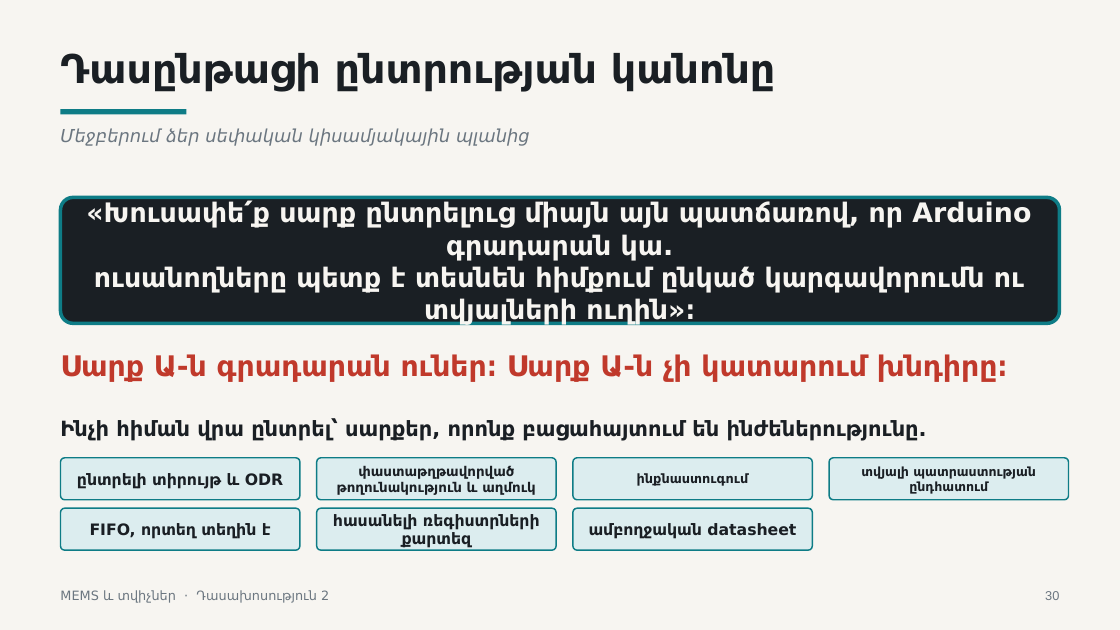
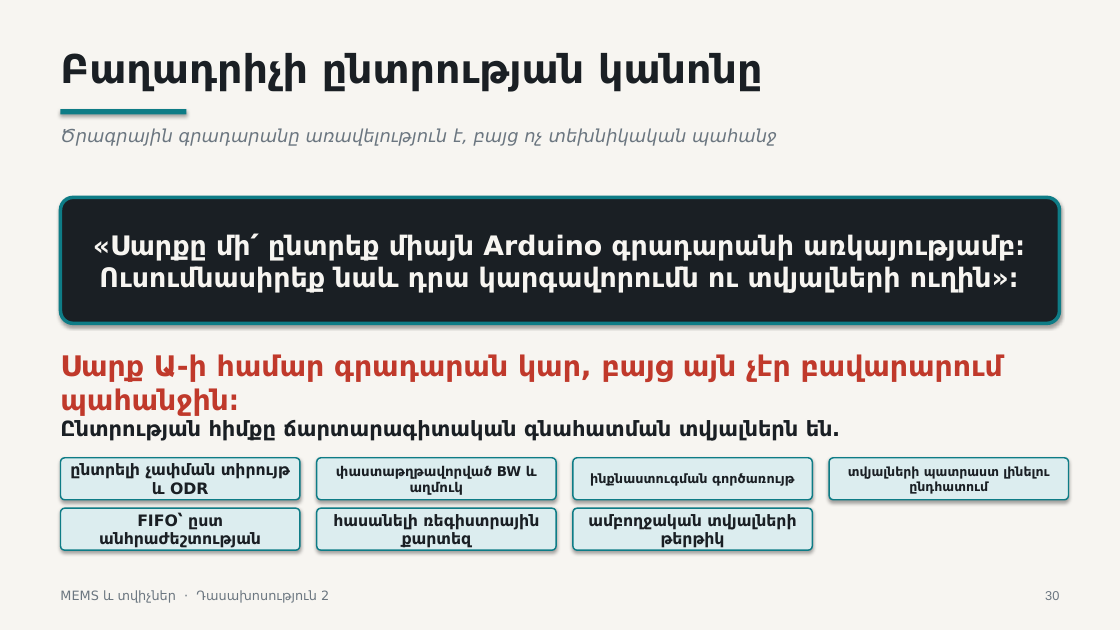
Before and after one commit to Vhovh99/mems-and-sensors-subject, a slide deck: slide 30 of lectures/lecture-02/output/L2-sensor-specifications-and-selection-HY.pptx. Drawn at 1120x630 pixels with LibreOffice and Linux fonts; fonts in the diff are those of the drawing. Boxes give left, top, right and bottom in pixels: in the first picture for what was removed or moved away, otherwise in the second. Text is boxed around its words. In the diff, an @@ line names an element or a change of style, - is before the commit and + after.

Commit message:
Fix Armenian spelling for 2nd Lecture.

```diff
--- a/lectures/lecture-02/output/L2-sensor-specifications-and-selection-HY.pptx
+++ b/lectures/lecture-02/output/L2-sensor-specifications-and-selection-HY.pptx
@@ text at bbox=[60, 53, 762, 92]: text changed @@
-Դասընթացի ընտրության կանոնը
+Բաղադրիչի ընտրության կանոնը
@@ text at bbox=[60, 128, 777, 146]: text changed @@
-Մեջբերում ձեր սեփական կիսամյակային պլանից
+Ծրագրային գրադարանը առավելություն է, բայց ոչ տեխնիկական պահանջ
@@ text in rounded rectangle at bbox=[93, 233, 1025, 292]: text changed @@
-«Խուսափե՛ք սարք ընտրելուց միայն այն պատճառով, որ Arduino գրադարան կա.
-ուսանողները պետք է տեսնեն հիմքում ընկած կարգավորումն ու տվյալների ուղին»։
+«Սարքը մի՛ ընտրեք միայն Arduino գրադարանի առկայությամբ։
+Ուսումնասիրեք նաև դրա կարգավորումն ու տվյալների ուղին»։
@@ text at bbox=[60, 354, 1003, 416]: text changed @@
-Սարք Ա-ն գրադարան ուներ։ Սարք Ա-ն չի կատարում խնդիրը։
+Սարք Ա-ի համար գրադարան կար, բայց այն չէր բավարարում պահանջին։
@@ text at bbox=[60, 420, 840, 441]: text changed @@
-Ինչի հիման վրա ընտրել՝ սարքեր, որոնք բացահայտում են ինժեներությունը.
+Ընտրության հիմքը ճարտարագիտական գնահատման տվյալներն են․
@@ text in rounded rectangle at bbox=[70, 463, 290, 494]: text changed @@
-ընտրելի տիրույթ և ODR
+ընտրելի չափման տիրույթ և ODR
@@ text in rounded rectangle at bbox=[336, 465, 537, 495]: text changed @@
-փաստաթղթավորված թողունակություն և աղմուկ
+փաստաթղթավորված BW և աղմուկ
@@ shadow on in 10 elements at bbox=[60, 458, 300, 500], bbox=[0, 0, 1120, 630], bbox=[60, 109, 187, 114], bbox=[317, 458, 556, 500], bbox=[317, 508, 556, 550], bbox=[573, 508, 812, 550], bbox=[60, 197, 1060, 323], bbox=[829, 458, 1069, 500], bbox=[60, 508, 300, 550], bbox=[573, 458, 812, 500] @@
@@ text in rounded rectangle at bbox=[590, 473, 794, 486]: text changed @@
-ինքնաստուգում
+ինքնաստուգման գործառույթ
@@ text in rounded rectangle at bbox=[848, 466, 1049, 494]: text changed @@
-տվյալի պատրաստության ընդհատում
+տվյալների պատրաստ լինելու ընդհատում
@@ text in rounded rectangle at bbox=[99, 512, 261, 548]: text changed @@
-FIFO, որտեղ տեղին է
+FIFO՝ ըստ անհրաժեշտության
@@ text in rounded rectangle at bbox=[333, 514, 539, 548]: text changed @@
-հասանելի ռեգիստրների քարտեզ
+հասանելի ռեգիստրային քարտեզ
@@ text in rounded rectangle at bbox=[588, 514, 796, 547]: text changed @@
-ամբողջական datasheet
+ամբողջական տվյալների թերթիկ
```
Also in this commit, not shown: 32 other slides changed, 10 other files.
